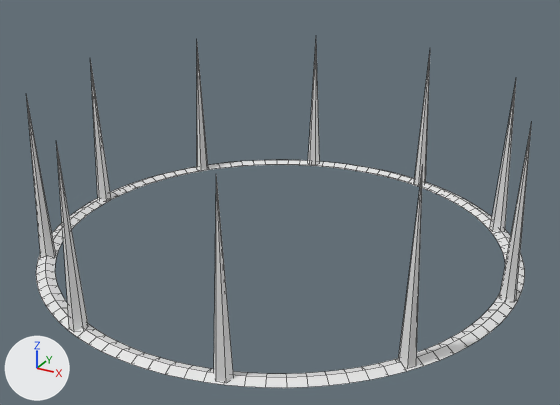
What one commit did to the Blender file Models/Hazards.blend.
The view is the same before and after, from a camera (50 mm lens) standing at (29.6, -53.9, 30.8) and looking at (0.7, -1.3, 4.5). The axes (+X, +Y, +Z) are drawn at lower left. The lights are the same throughout. Mesh edges are drawn as thin lines.

In view in the first picture: 'TallSpikyTorus'.
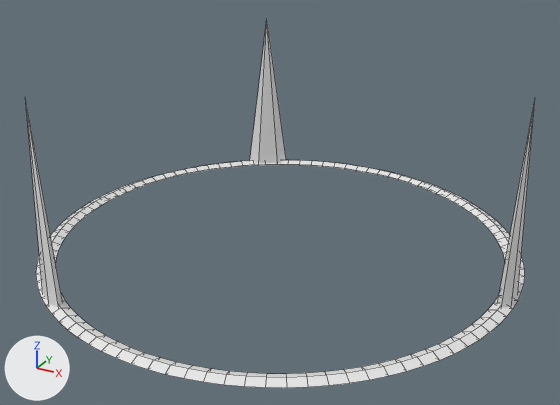
Edits to the bpy script that builds the scene:
```text
Change me_torus_003:
    used by ob_tallspikytorus; location = (0.0, 0.0, 0.0)
    verts and faces of me_torus_003; kept vertices keep their numbers, new ones are numbered from 454
    before: 391 (20.0, 0.7, 0.0), 392 (20.6, 0.3, 0.0) at pixel (516, 298), 393 (20.6, -0.3, 0.0) at pixel (514, 302), 394 (20.0, -0.7, 0.0), 395 (19.4, -0.3, 0.0) at pixel (499, 298)
    before: 396 (19.4, 0.3, 0.0), 397 (20.0, 0.0, 14.2) at pixel (531, 121)
    remove me_torus_003.from_pydata(...)  # 454 vertices, 454 faces; spans x -20.8..20.8, y -20.8..20.8, z -0.3..14.2
    add me_torus_003.from_pydata(...)  # 405 vertices, 405 faces; spans x -20.8..20.8, y -20.8..20.8, z -0.3..16.0
    me_torus_003 part 1: 9 loose pieces with 63 vertices, spanning x -20.6..16.8, y -19.7..19.7, z 0.0..14.2, are deleted
    me_torus_003 part 2
    add verts[391] = (20.0, 2.1, -0.1)  # moved
    add verts[392] = (20.5, 1.0, -0.1)  # moved
    add verts[393] = (20.5, -1.0, -0.1)  # moved
    add verts[394] = (20.0, -2.1, -0.1)  # moved
    add verts[395] = (19.5, -1.0, -0.1)  # moved
    add verts[396] = (19.5, 1.0, -0.1)  # moved
    add verts[397] = (20.0, 0.0, 16.0)  # moved
    me_torus_003 part 3
    add verts[454] = (-9.1, -17.9, -0.1)
    add verts[455] = (-10.2, -17.8, -0.1)
    add verts[456] = (-12.0, -16.7, -0.1)
    add verts[457] = (-12.6, -15.7, -0.1)
    add verts[458] = (-11.4, -15.8, -0.1)
    add verts[459] = (-9.7, -16.9, -0.1)
    add verts[460] = (-10.8, -16.8, 16.0)  # pixel (25, 96)
    add faces += [(454, 460, 455), (455, 460, 456), (456, 460, 457), (457, 460, 458), (454, 455, 456, 457, 458, 459), (458, 460, 459)]
    add faces += [(454, 459, 460)]
    me_torus_003 part 4
    add verts[461] = (-12.6, 15.7, -0.1)
    add verts[462] = (-12.0, 16.7, -0.1)
    add verts[463] = (-10.2, 17.8, -0.1)
    add verts[464] = (-9.1, 17.9, -0.1)
    add verts[465] = (-9.7, 16.9, -0.1)  # pixel (277, 164)
    add verts[466] = (-11.4, 15.8, -0.1)  # pixel (258, 165)
    add verts[467] = (-10.8, 16.8, 16.0)
    add faces += [(461, 467, 462), (462, 467, 463), (463, 467, 464), (464, 467, 465), (461, 462, 463, 464, 465, 466), (465, 467, 466)]
    add faces += [(461, 466, 467)]
```

Location of each change, [x1, y1, x2, y2] in pixels of the pictures (560 x 405 px; the box of a moved part takes in the faces that stretch with it):
'TallSpikyTorus', reshaped (6% taller): before [26, 44, 532, 388]; after [25, 22, 535, 388]
part 1 of me_torus_003, deleted: before [26, 44, 516, 382]
part 2 of me_torus_003, moved or reshaped: before [499, 123, 532, 301]; after [498, 100, 535, 308]
part 3 of me_torus_003, added: after [25, 98, 62, 307]
part 4 of me_torus_003, added: after [250, 22, 286, 164]
